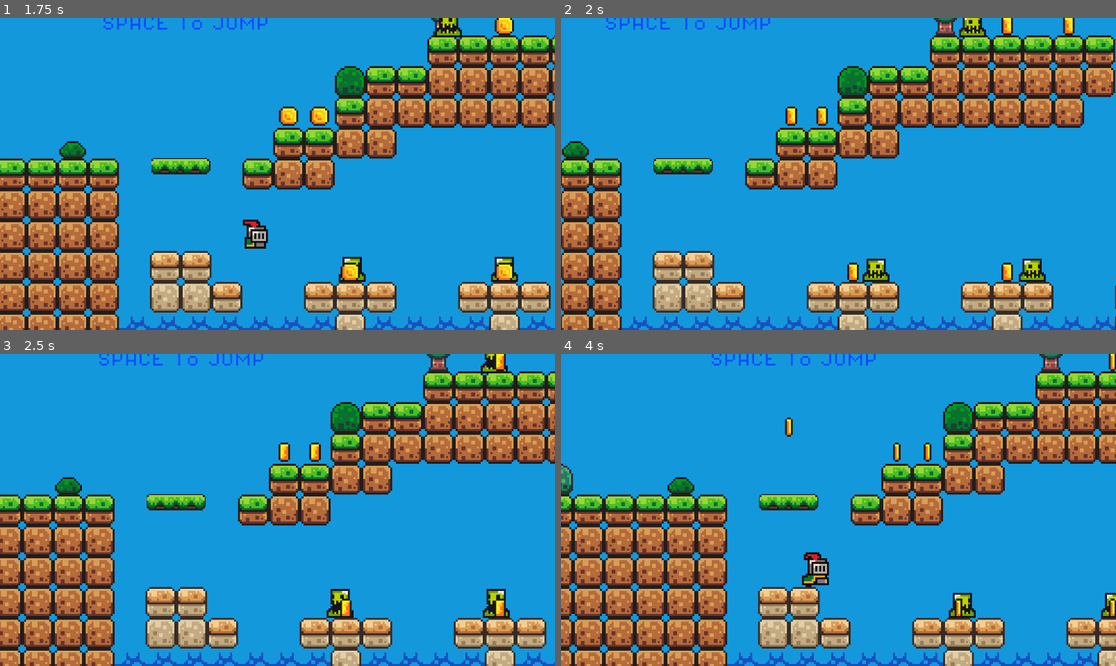
Above: before the commit, frames 1-4 (two rows, left to right).
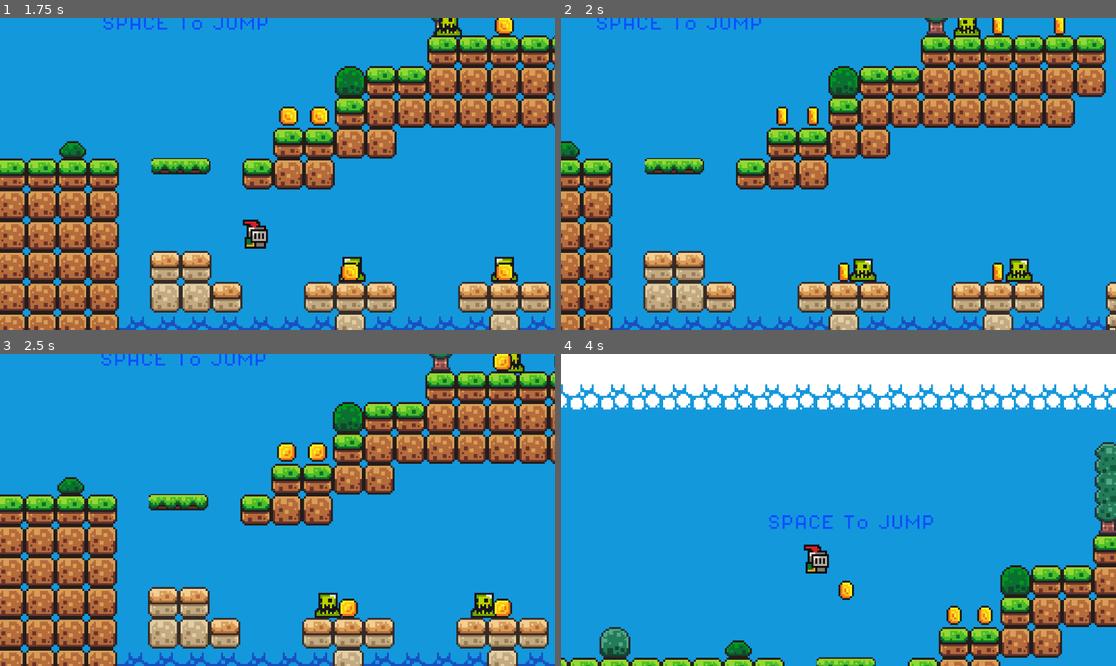
Above: after the commit, the same moments.

Repository: IES-Rafael-Alberti/primer-juego-2d
Game: Godot game, scene res://scenes/game.tscn
Same seed, same stepped clock (60 frames per second), same inputs: the game is played once before the commit and once after it.
Inputs:
- Up to frame 1 (1.75 s): tap E (fire) at 0.5, 0.6, 1.25, 1.35 s; hold Right (move_right) from 0.53 s (still down); tap Space (jump) at 0.77, 1.52 s
- Up to frame 2 (2 s): keep holding Right (move_right)
- Up to frame 3 (2.5 s): tap E (fire) at 2, 2.1 s; release Right (move_right) at 2.03 s; hold Left (move_left) from 2.03 s (still down)
- Up to frame 4 (4 s): tap E (fire) at 2.75, 2.85, 3.5, 3.6 s; release Left (move_left) at 2.78 s; hold Right (move_right) from 2.78 s (still down); tap Space (jump) at 3.02, 3.77 s

Frame 1 is identical in both runs. In frame 2, 25% of the frame differs, in the area x 0-100%, y 0-100%; in frame 3, 17%; in frame 4, 56%.

Commit message:
arreglo killzone

Diff:
--- a/scenes/game.tscn
+++ b/scenes/game.tscn
@@ -177,7 +177,7 @@
 sources/0 = SubResource("TileSetAtlasSource_lnu2h")
 
 [sub_resource type="WorldBoundaryShape2D" id="WorldBoundaryShape2D_iywne"]
-distance = 12.0
+distance = -127.0
 
 [sub_resource type="Animation" id="Animation_lbhrr"]
 length = 0.001
